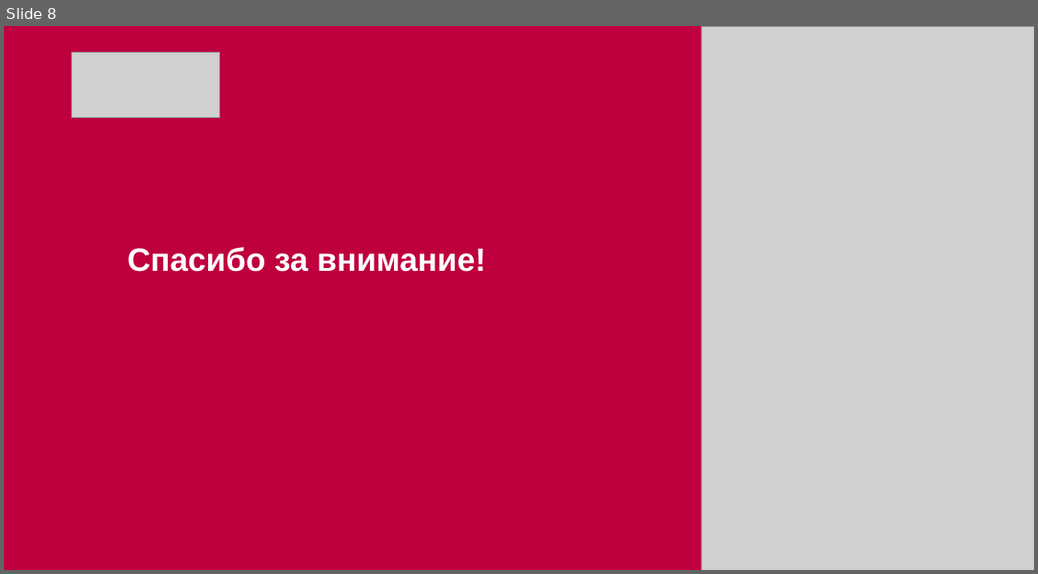
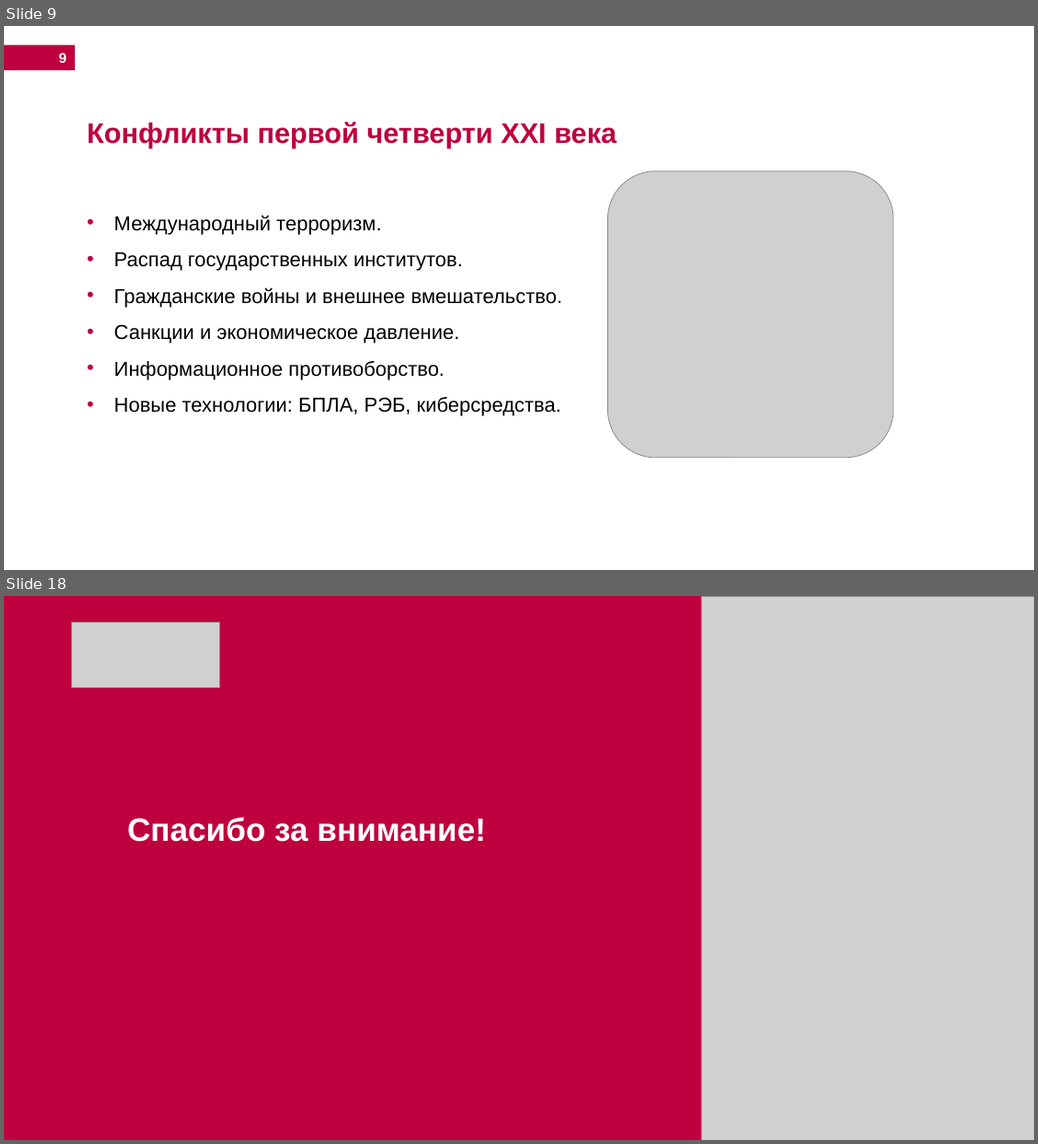
Before and after one commit to DmitriySokolov2023/study-summer-2026, a slide deck: 7 Основы национальной безопасности (Шехмаметьева Венера Алимовна)/Соколов Ик-731.pptx. Shown one above the other, each under a label of ours: slide 8 before the commit, slides 9 and 18 after it; the slides between them are not shown. The pictures are 1038x574 and 1038x1144 pixels, drawn with LibreOffice and Linux fonts; fonts in the diff are those of the drawing; grey boxes stand for pictures; background and template pictures are left out. Boxes give left, top, right and bottom in pixels: in the first picture for what was removed or moved away, otherwise in the second. Text is boxed around its words. In the diff, an @@ line names an element or a change of style, - is before the commit and + after.

```diff
--- a/7 Основы национальной безопасности (Шехмаметьева Венера Алимовна)/Соколов Ик-731.pptx
+++ b/7 Основы национальной безопасности (Шехмаметьева Венера Алимовна)/Соколов Ик-731.pptx
@@ slide 9 added at (4,26,1034,570), background #FFFFFF @@
@@ rectangle added at (4,45,75,70), fill #BE003E @@
@@ page number added at (59,53,67,63), 14 pt, text #FFFFFF, bold @@
+9
@@ text added at (87,122,617,147), 28 pt, text #BE003E, bold @@
+Конфликты первой четверти XXI века
@@ picture added at (608,171,894,457) @@
@@ text added at (114,215,563,416), 20 pt, text #000000 @@
+• Международный терроризм.
+• Распад государственных институтов.
+• Гражданские войны и внешнее вмешательство.
+• Санкции и экономическое давление.
+• Информационное противоборство.
+• Новые технологии: БПЛА, РЭБ, киберсредства.
@@ what was slide 8 is now slide 18 @@
```
Also in this commit, not shown: 1 slide changed, 15 other slides added, 6 slides removed, 1 other file.
